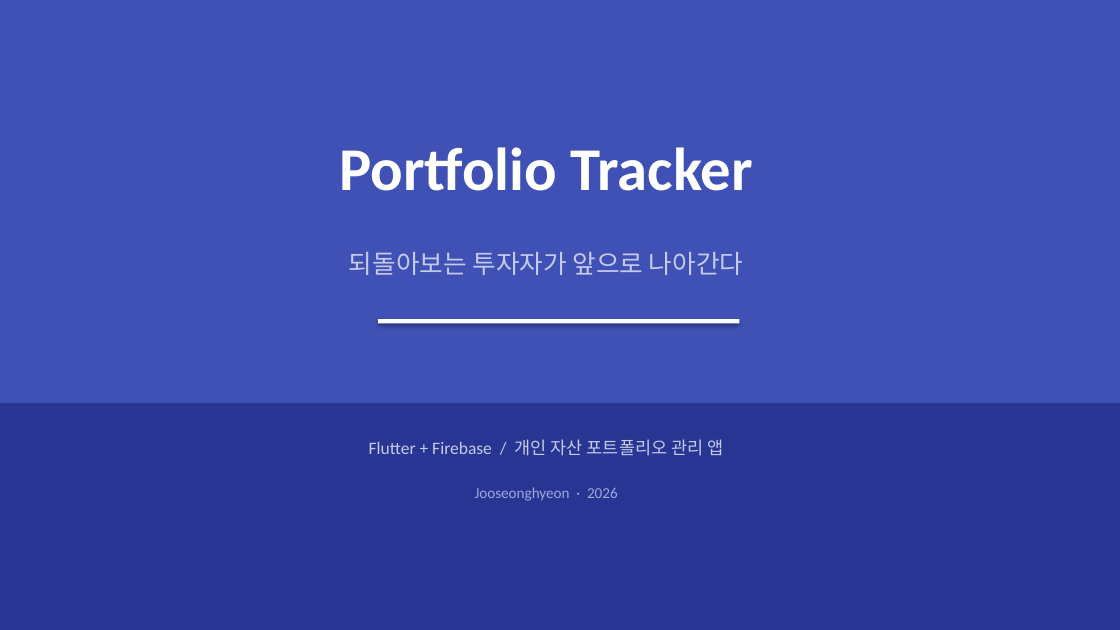
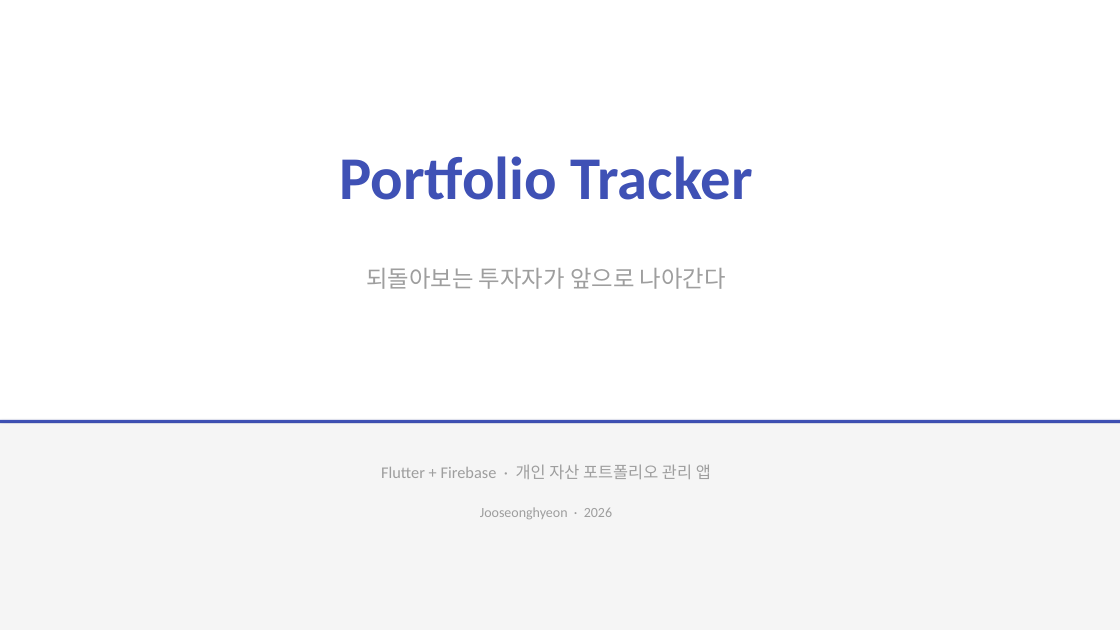
Before and after one commit to 2022136020/project_c, a slide deck: slide 1 of portfolio-tracker/presentation/portfolio-tracker.pptx. Drawn at 1120x630 pixels with LibreOffice and Linux fonts; fonts in the diff are those of the drawing. Boxes give left, top, right and bottom in pixels: in the first picture for what was removed or moved away, otherwise in the second. Text is boxed around its words. In the diff, an @@ line names an element or a change of style, - is before the commit and + after.

```diff
--- a/portfolio-tracker/presentation/portfolio-tracker.pptx
+++ b/portfolio-tracker/presentation/portfolio-tracker.pptx
@@ rectangle at (0,0,1120,630): fill #3F51B5 to #FFFFFF @@
@@ text "Portfolio Tracker": place and size @@
-text "Portfolio Tracker" at (339,147,753,191)
+text "Portfolio Tracker" at (339,156,753,200)
@@ text "Portfolio Tracker" at (339,156,753,200): text colour #FFFFFF to #3F51B5 @@
@@ text "되돌아보는 투자자가 앞으로 나아간다": place and size @@
-text "되돌아보는 투자자가 앞으로 나아간다" at (349,252,743,275)
+text "되돌아보는 투자자가 앞으로 나아간다" at (366,268,726,289)
@@ text "되돌아보는 투자자가 앞으로 나아간다" at (366,268,726,289): size 22 to 20 pt, text colour #C5CAE9 to #9E9E9E @@
@@ rectangle removed at (378,319,739,323) @@
@@ rectangle: place and size @@
-rectangle at (0,403,1120,630)
+rectangle at (0,420,1120,423)
@@ rectangle at (0,420,1120,423): fill #283593 to #3F51B5 @@
@@ rectangle added at (0,423,1120,630), fill #F5F5F5 @@
@@ text at (381,464,711,479): text changed; size 15 to 14 pt; text colour #C5CAE9 to #9E9E9E @@
-Flutter + Firebase / 개인 자산 포트폴리오 관리 앱
+Flutter + Firebase · 개인 자산 포트폴리오 관리 앱
@@ text "Jooseonghyeon · 2026": place and size @@
-text "Jooseonghyeon · 2026" at (475,487,618,501)
+text "Jooseonghyeon · 2026" at (480,507,612,519)
@@ text "Jooseonghyeon · 2026" at (480,507,612,519): size 13 to 12 pt, text colour #9FA8DA to #9E9E9E @@
```
Also in this commit, not shown: 13 other slides changed.
